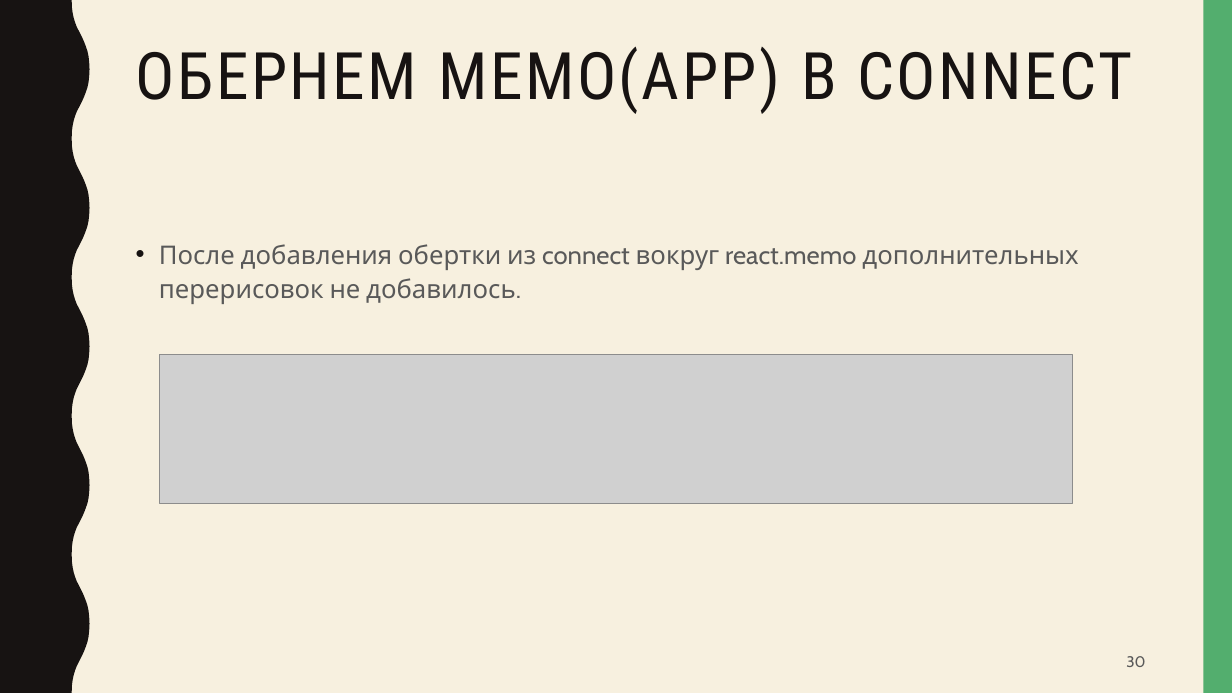
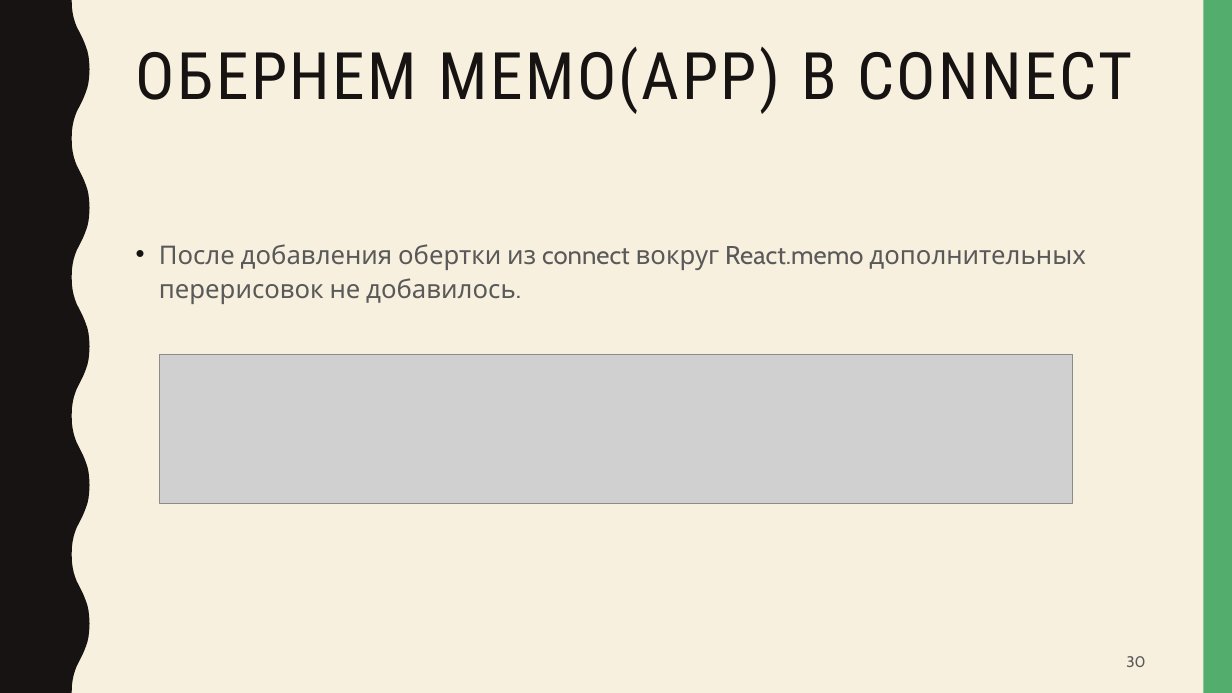
Before and after one commit to artem-gorokhovskii/PureComponent-VS-memo, a slide deck: slide 30 of PureComponent-vs-memo.pptx. Drawn at 1232x693 pixels with LibreOffice and Linux fonts; fonts in the diff are those of the drawing; grey boxes stand for pictures. Boxes give left, top, right and bottom in pixels: in the first picture for what was removed or moved away, otherwise in the second. Text is boxed around its words. In the diff, an @@ line names an element or a change of style, - is before the commit and + after.

```diff
--- a/PureComponent-vs-memo.pptx
+++ b/PureComponent-vs-memo.pptx
@@ text at box(159, 244, 1085, 304): text changed @@
-• После добавления обертки из connect вокруг react.memo дополнительных перерисовок не добавилось.
+• После добавления обертки из connect вокруг React.memo дополнительных перерисовок не добавилось.
```
Also in this commit, not shown: 3 other slides changed.
